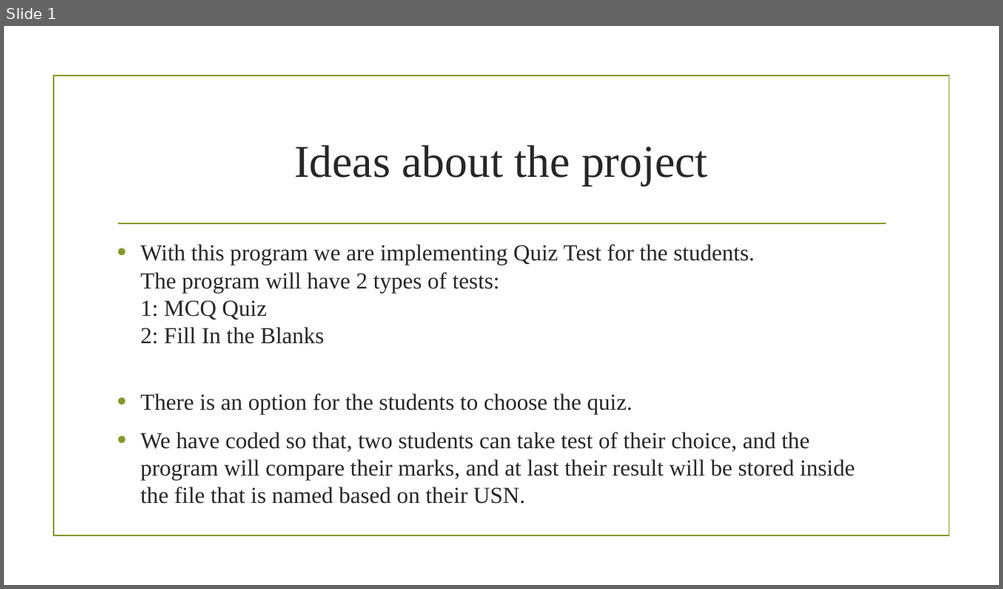
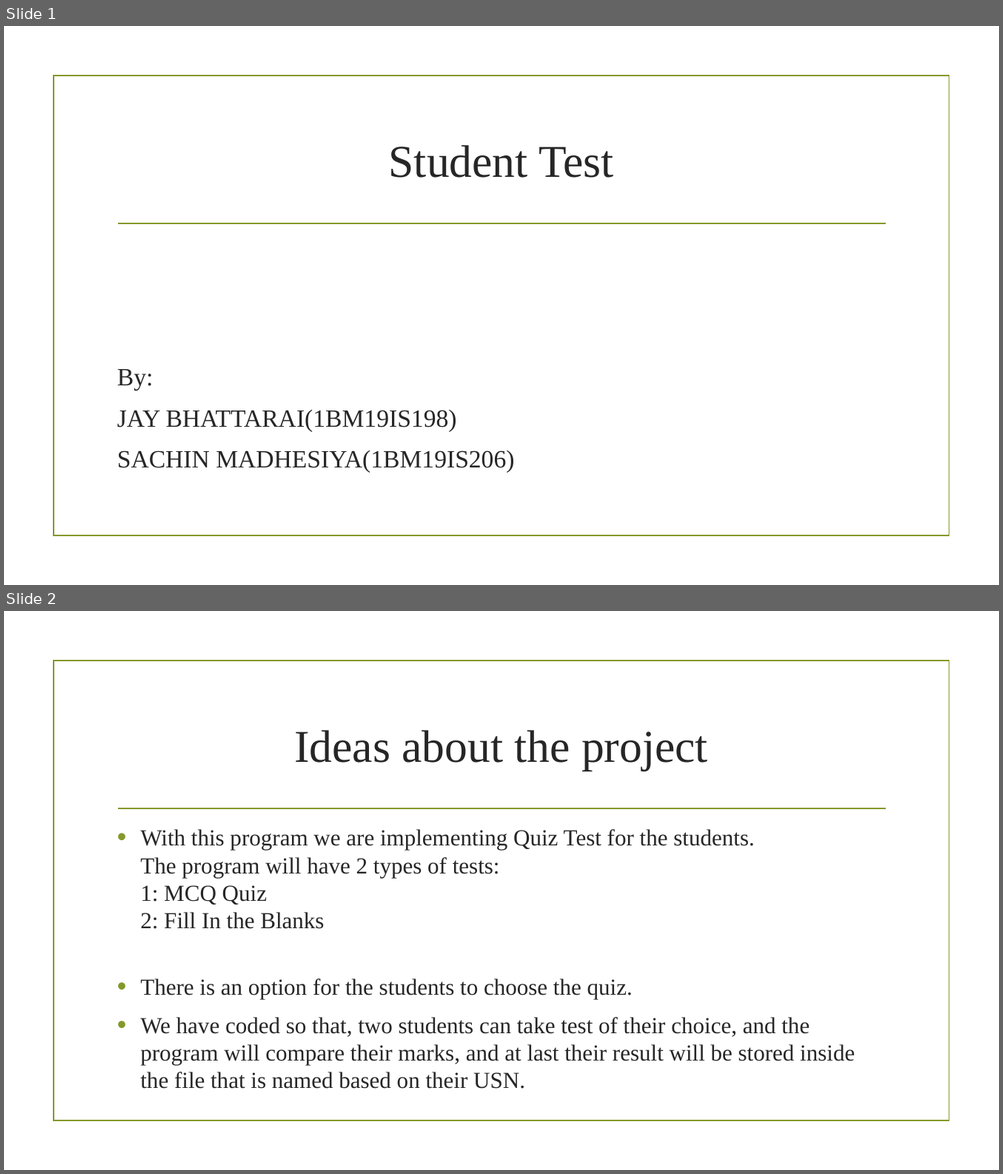
Before and after one commit to bhattaraijay05/oop-lab, a slide deck: Project/Ideas about the project.pptx. Shown one above the other, each under a label of ours: slide 1 before the commit, slides 1 and 2 after it. The pictures are 1003x589 and 1003x1174 pixels, drawn with LibreOffice and Linux fonts; fonts in the diff are those of the drawing; background and template pictures are left out. Boxes give left, top, right and bottom in pixels: in the first picture for what was removed or moved away, otherwise in the second. Text is boxed around its words. In the diff, an @@ line names an element or a change of style, - is before the commit and + after.

```diff
--- a/Project/Ideas about the project.pptx
+++ b/Project/Ideas about the project.pptx
@@ slide 1 added at [4,26,999,585], background picture (left out); not listed: 2 template elements that a slide beside it also shows @@
@@ title added at [389,145,614,178], 44 pt, text #262626 @@
+Student Test
@@ text added at [117,369,514,473], 24 pt, text #262626 @@
+By:
+JAY BHATTARAI(1BM19IS198)
+SACHIN MADHESIYA(1BM19IS206)
@@ what was slide 1 is now slide 2 @@
```
Also in this commit, not shown: 2 other slides added, 3 other files.
